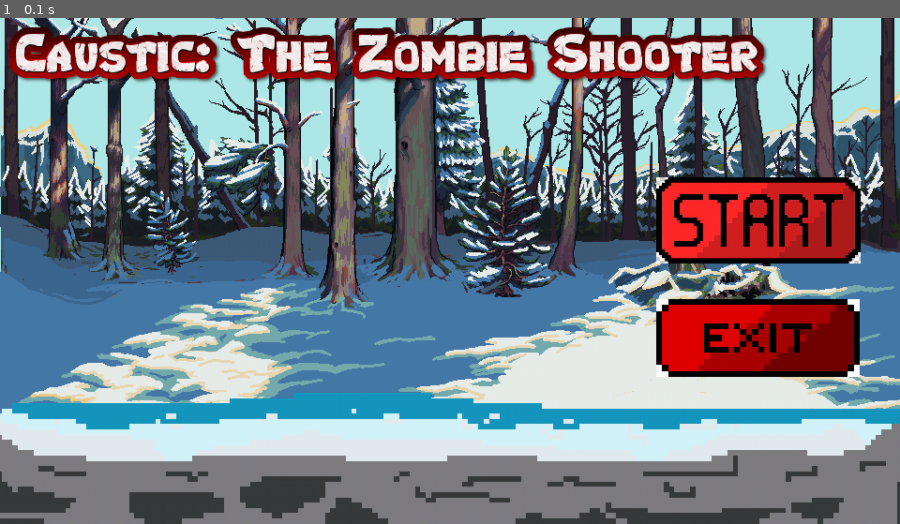
Above: before the commit, frame 1.
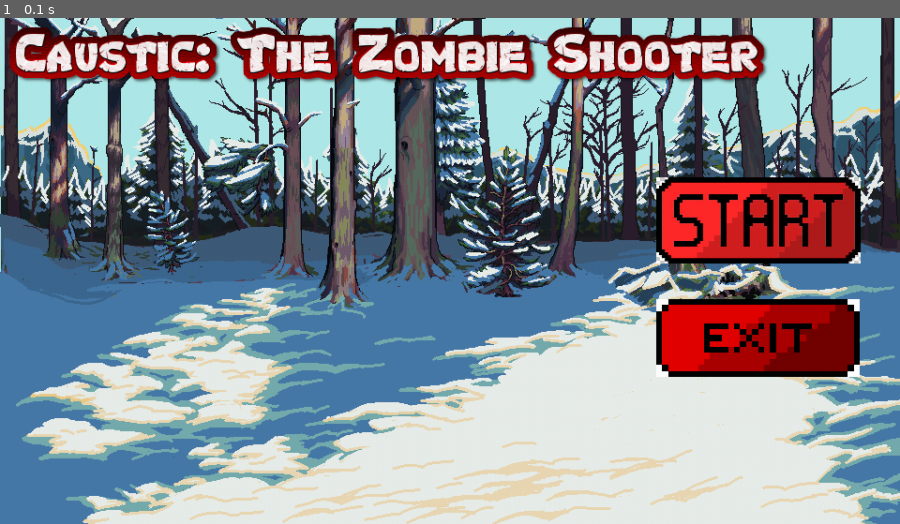
Above: after the commit, the same moment.

Repository: Summry/2515_pygame_project
Game: pygame game, started from game.py
The game is run twice, just before and just after one commit, with the same random seed, the same clock (stepped at 60 frames per second) and the same inputs.
Inputs:
- Up to frame 1 (0.1 s): no input

The runs differ from the first frame. In frame 1, 20% of the frame differs, in the area x 0-100%, y 74-100%.

Commit message:
Added a player onto the game screen

Diff:
--- a/components/player.py
+++ b/components/player.py
@@ -1,13 +1,34 @@
 import pygame
 from .sprite import MySprite
 
-class Player(MySprite):
-    def __init__(self, limits=None):
-        super().__init__(limits)
+# class Player(MySprite):
+#     def __init__(self, limits=None):
+#         super().__init__(limits)
 
-        self.image = pygame.image.load("images/player.png")
+#         self.image = pygame.image.load("images/player.png")
+#         self.scale = 0.2
+#         self.image = pygame.transform.scale(self.image, (
+#             self.image.get_width() * self.scale, self.image.get_height() * self.scale
+#             ))
+#         self.rect = self.image.get_rect()
+#         self.rect.center = (480, 350)
+
+#     def draw(self, window):
+#         window.blit(self.image, self.rect)
+
+
+
+class Player(pygame.sprite.Sprite):
+    def __init__(self, x, y, scale=1):
+        pygame.sprite.Sprite.__init__(self)
+
+        image = pygame.image.load("images/player.png")
+        self.scale = 0.2
+        self.image = pygame.transform.scale(image, (
+            int(image.get_width() * self.scale), int(image.get_height() * self.scale
+        )))
         self.rect = self.image.get_rect()
-        self.rect.center = (480, 500)
+        self.rect.center = (x, y)
 
     def draw(self, window):
         window.blit(self.image, self.rect)
--- a/screens/base.py
+++ b/screens/base.py
@@ -11,7 +11,7 @@
         self.window = window
         self.next_screen = False
         self.background = pygame.transform.scale(pygame.image.load("images/snow_forest.png"), (960, 540))
-        self.terrain = pygame.transform.scale(pygame.image.load("images/terrain.png"), (1000, 240))
+        # self.terrain = pygame.transform.scale(pygame.image.load("images/terrain.png"), (1000, 240))
 
     def run(self):
 
@@ -24,7 +24,7 @@
 
             # Draw the snow background (same for every screen)
             self.window.blit(self.background, (0, 0))
-            self.window.blit(self.terrain, (-15, 400))
+            # self.window.blit(self.terrain, (-15, 400))
             self.update()
             self.draw()
 
--- a/screens/gamescreen.py
+++ b/screens/gamescreen.py
@@ -1,6 +1,37 @@
 import pygame
+import random
 from .base import BaseScreen
+from components.player import Player
+from components.zombie import Zombie
 
 class GameScreen(BaseScreen):
     def __init__(self, *args, **kwargs) -> None:
         super().__init__(*args, **kwargs)
+
+        # Create the player
+        self.player = Player(480, 350, 0.2)
+
+        # Create a zombie
+        # self.zombie = Zombie(limits=self.rect)
+
+
+
+
+        # Put all sprites in the group
+        self.sprites = pygame.sprite.Group()
+        self.sprites.add(self.player)
+        # self.sprites.add(self.zombie)
+
+    def draw(self):
+        self.player.draw(self.window)
+
+    # def update(self):
+    #     keys = pygame.key.get_pressed()
+    #     if keys[pygame.K_LEFT]:
+    #         self.player.move("left")
+
+    #     if keys[pygame.K_RIGHT]:
+    #         self.player.move("right")
+
+    #     self.sprites.update()
+    #     collided = self.
